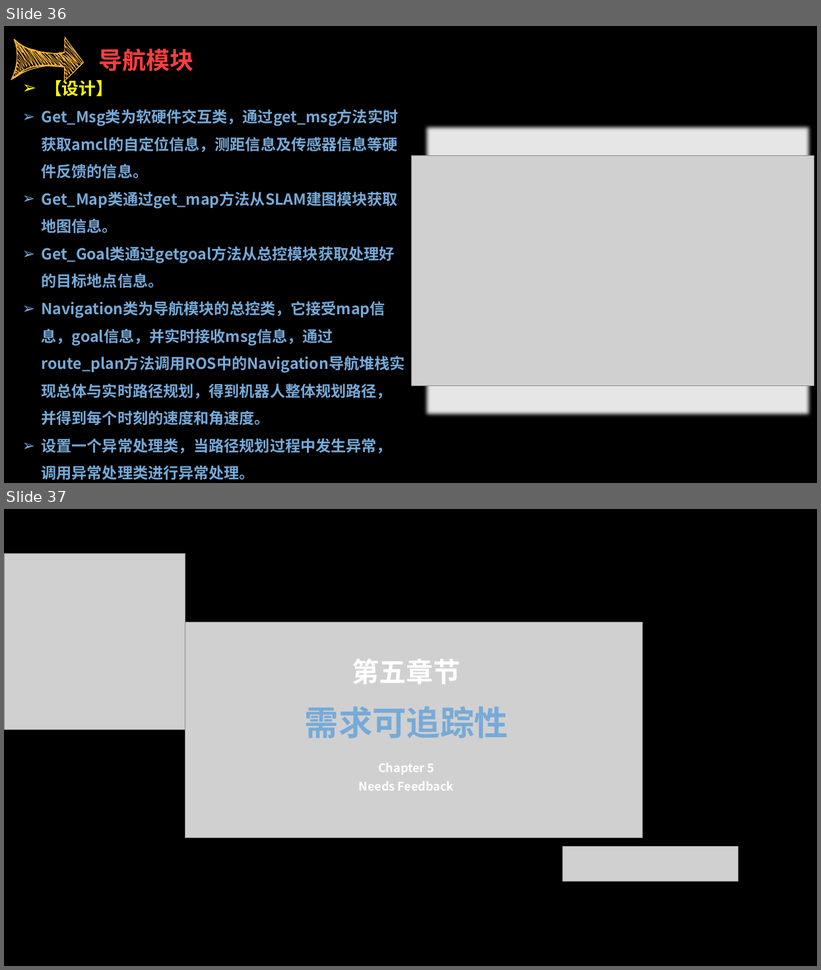
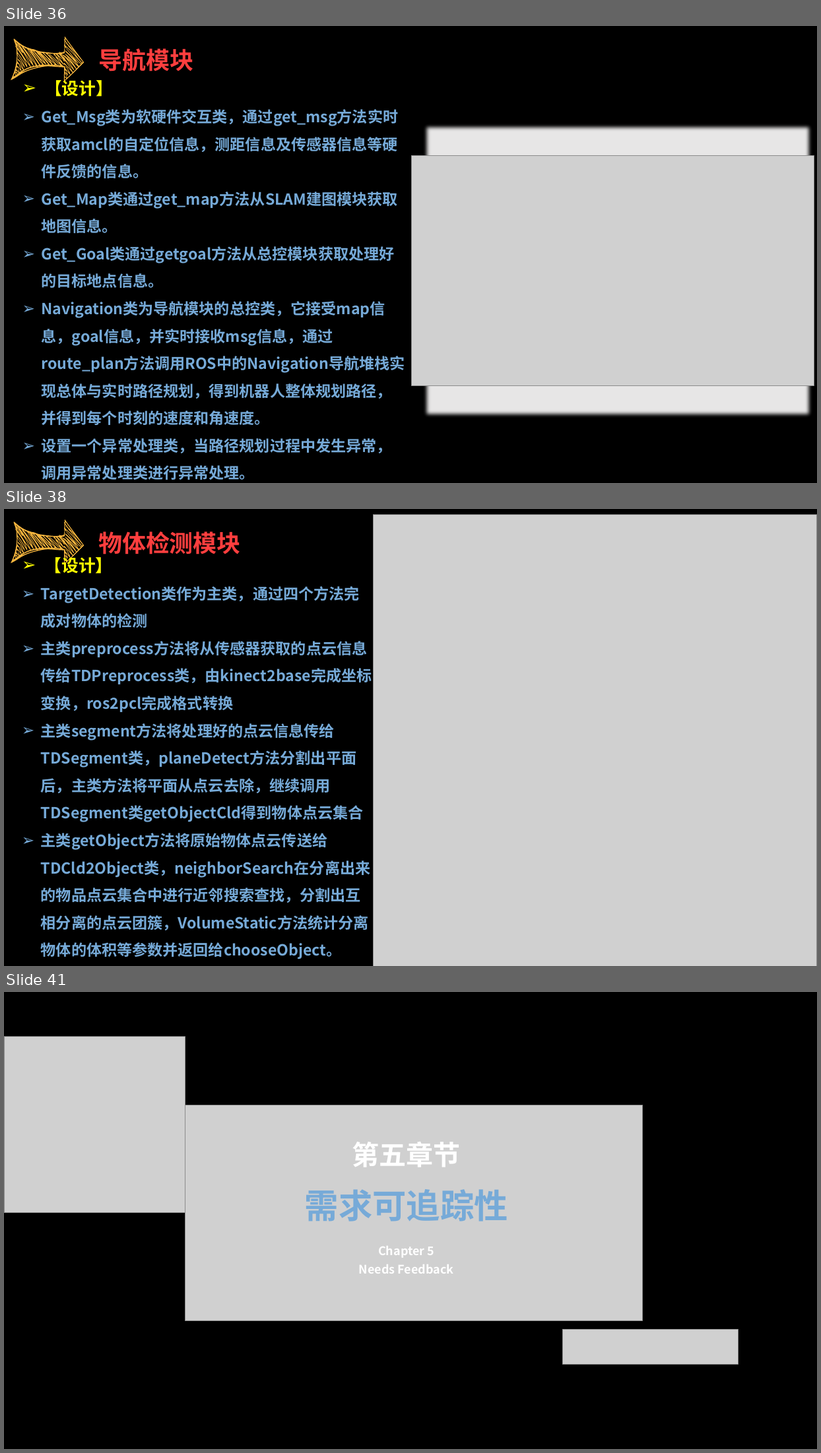
Before and after one commit to sebuaa2019/Team103, a slide deck: SE0423答辩TEAM103.pptx. Shown one above the other, each under a label of ours: slides 36 and 37 before the commit, slides 36, 38 and 41 after it; the slides between them are not shown. The pictures are 821x970 and 821x1453 pixels, drawn with LibreOffice and Linux fonts; fonts in the diff are those of the drawing; grey boxes stand for pictures. Boxes give left, top, right and bottom in pixels: in the first picture for what was removed or moved away, otherwise in the second. Text is boxed around its words. In the diff, an @@ line names an element or a change of style, - is before the commit and + after.

Commit message:
modify PPT for 0423 v2.0

```diff
--- a/SE0423答辩TEAM103.pptx
+++ b/SE0423答辩TEAM103.pptx
@@ slide 38 added at (4, 509, 817, 966), background #000000 @@
@@ freeform shape added at (11, 520, 84, 564), fill #F7B63E @@
@@ picture added at (374, 514, 817, 966) @@
@@ rectangle added at (383, 525, 811, 933), fill #E7E6E6 @@
@@ text added at (98, 531, 240, 559), 28 pt, text #FF3E3E, bold @@
+物体检测模块
@@ text added at (41, 554, 372, 960), 18 pt, text #76AAD8, bold @@
+➢ 【设计】
+➢ TargetDetection类作为主类，通过四个方法完成对物体的检测
+➢ 主类preprocess方法将从传感器获取的点云信息传给TDPreprocess类，由kinect2base完成坐标变换，ros2pcl完成格式转换
+➢ 主类segment方法将处理好的点云信息传给TDSegment类，planeDetect方法分割出平面后，主类方法将平面从点云去除，继续调用TDSegment类getObjectCld得到物体点云集合
+➢ 主类getObject方法将原始物体点云传送给TDCld2Object类，neighborSearch在分离出来的物品点云集合中进行近邻搜索查找，分割出互相分离的点云团簇，VolumeStatic方法统计分离物体的体积等参数并返回给chooseObject。
@@ what was slide 37 is now slide 41 @@
```
Also in this commit, not shown: 3 other slides added.
